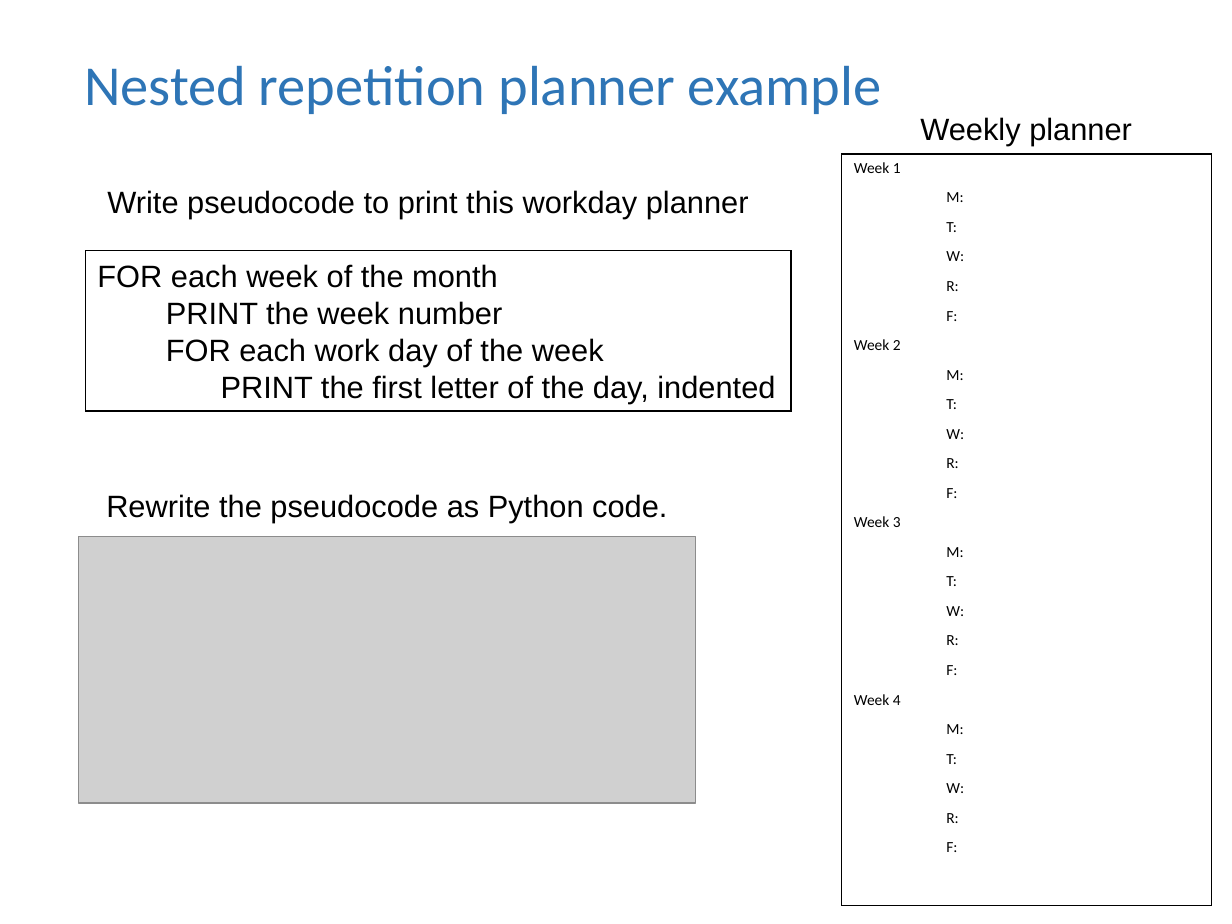
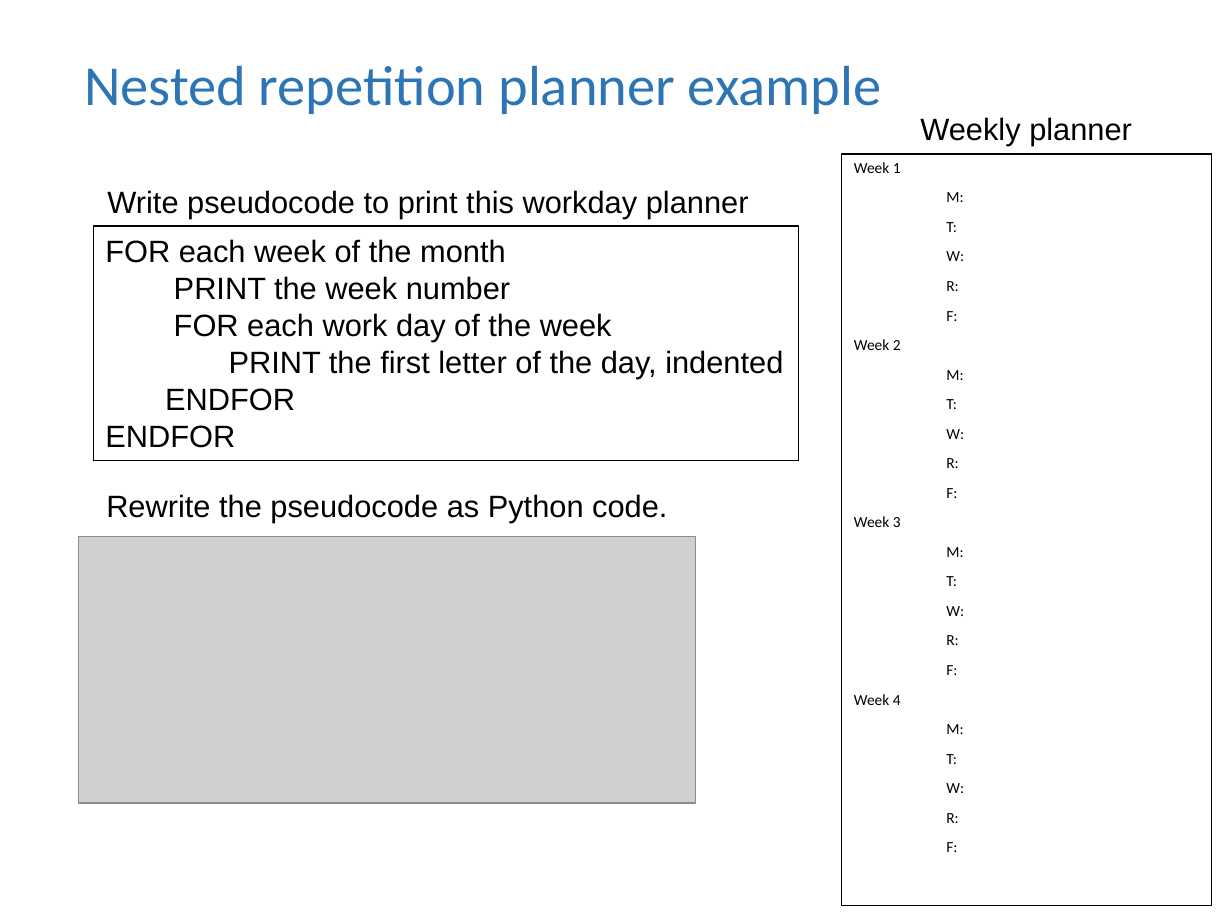
Before and after one commit to lgtateos/gis540, a slide deck: slide 23 of slides/looping.ppt (slide 21 before the commit). Drawn at 1232x924 pixels with LibreOffice and Linux fonts; fonts in the diff are those of the drawing; grey boxes stand for pictures. Boxes give left, top, right and bottom in pixels: in the first picture for what was removed or moved away, otherwise in the second. Text is boxed around its words. In the diff, an @@ line names an element or a change of style, - is before the commit and + after.

```diff
--- a/slides/looping.ppt
+++ b/slides/looping.ppt
@@ rectangle "FOR each week of the ...": place and size @@
-rectangle "FOR each week of the ..." at (85, 250, 791, 410)
+rectangle "FOR each week of the ..." at (94, 225, 800, 460)
@@ text in rectangle at (105, 388, 295, 448): paragraphs added @@
+ENDFOR
+ENDFOR
```
Also in this commit, not shown: 2 slides added.
